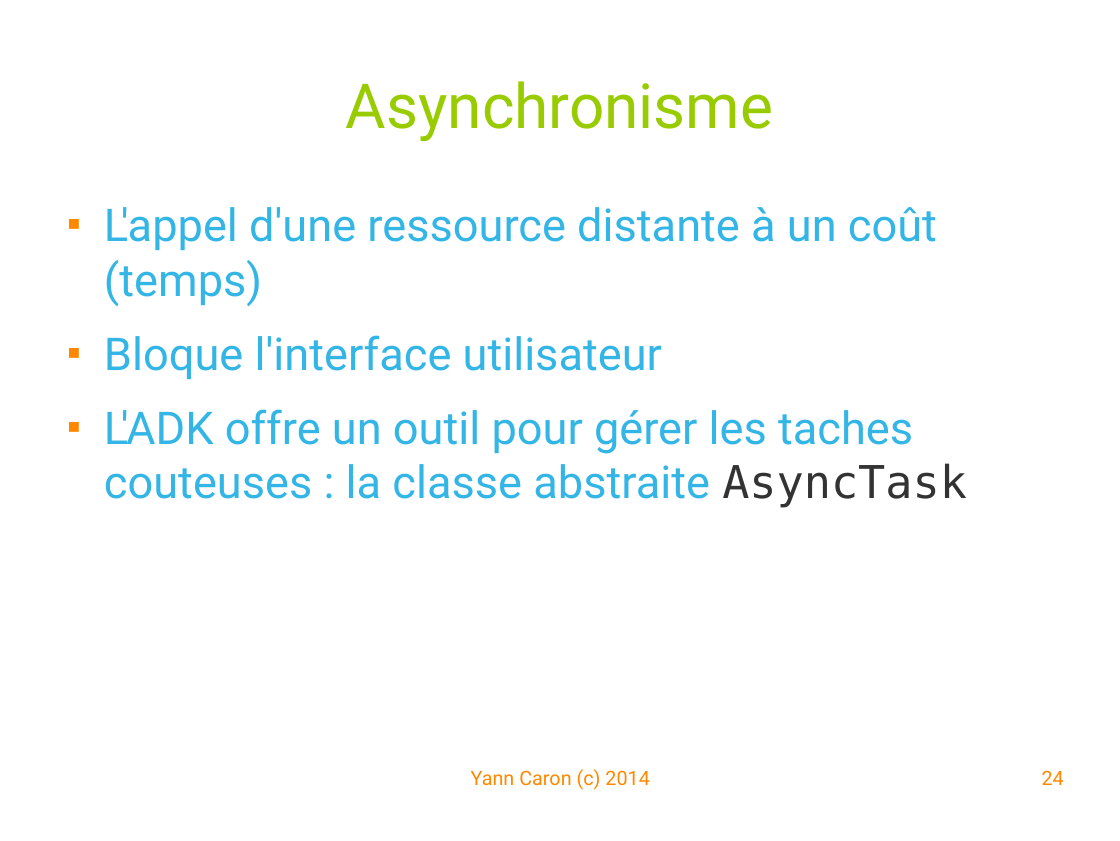
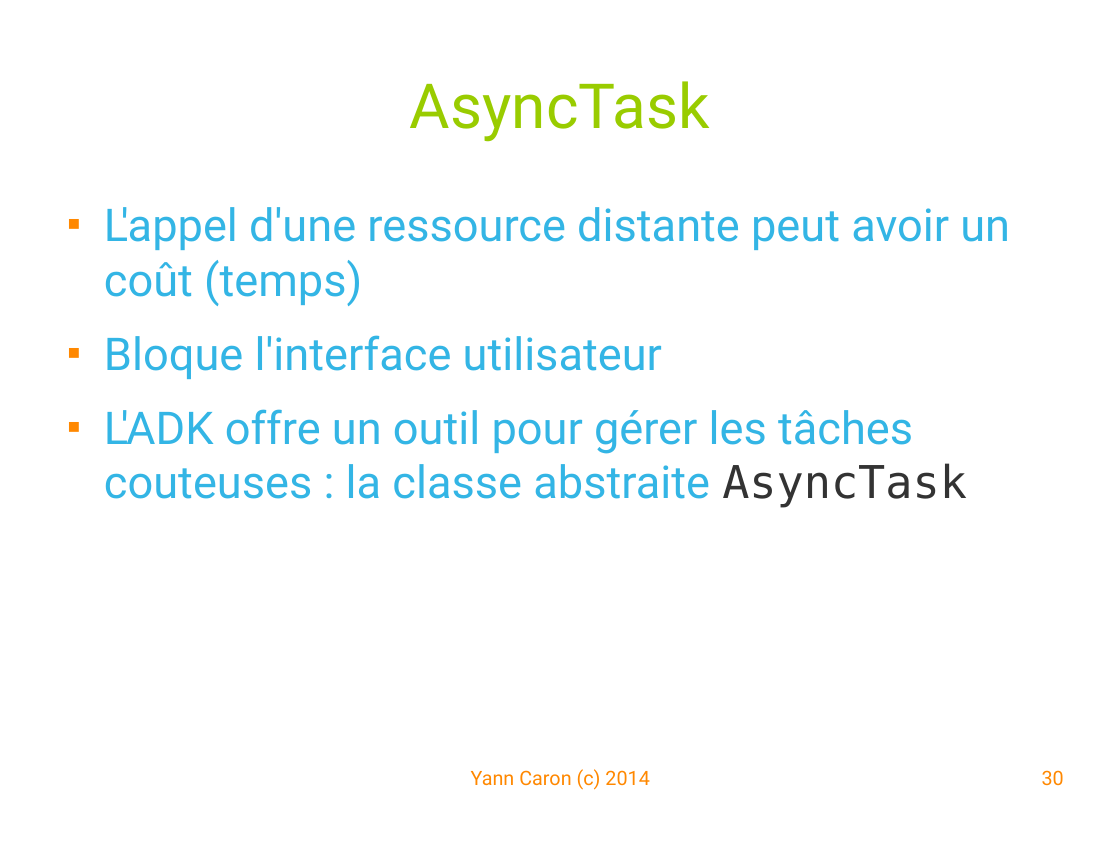
Before and after one commit to YannCaron/Android-ENSG, a slide deck: slide 30 of 09 - WebServices.odp (slide 24 before the commit). Drawn at 1120x841 pixels with LibreOffice and Linux fonts; fonts in the diff are those of the drawing; background and template pictures are left out. Boxes give left, top, right and bottom in pixels: in the first picture for what was removed or moved away, otherwise in the second. Text is boxed around its words. In the diff, an @@ line names an element or a change of style, - is before the commit and + after.

```diff
--- a/09 - WebServices.odp
+++ b/09 - WebServices.odp
@@ title at (410, 81, 710, 142): text changed @@
-Asynchronisme
+AsyncTask
@@ text at (104, 207, 1010, 306): text changed @@
-■ L'appel d'une ressource distante à un coût (temps)
+■ L'appel d'une ressource distante peut avoir un coût (temps)
@@ text at (104, 409, 967, 508): text changed @@
-■ L'ADK offre un outil pour gérer les taches couteuses : la classe abstraite AsyncTask
+■ L'ADK offre un outil pour gérer les tâches couteuses : la classe abstraite AsyncTask
@@ page number at (1042, 770, 1064, 786): text changed @@
-24
+30
```
Also in this commit, not shown: 15 other slides changed, 1 slide added, 1 slide removed, 1 other file.
